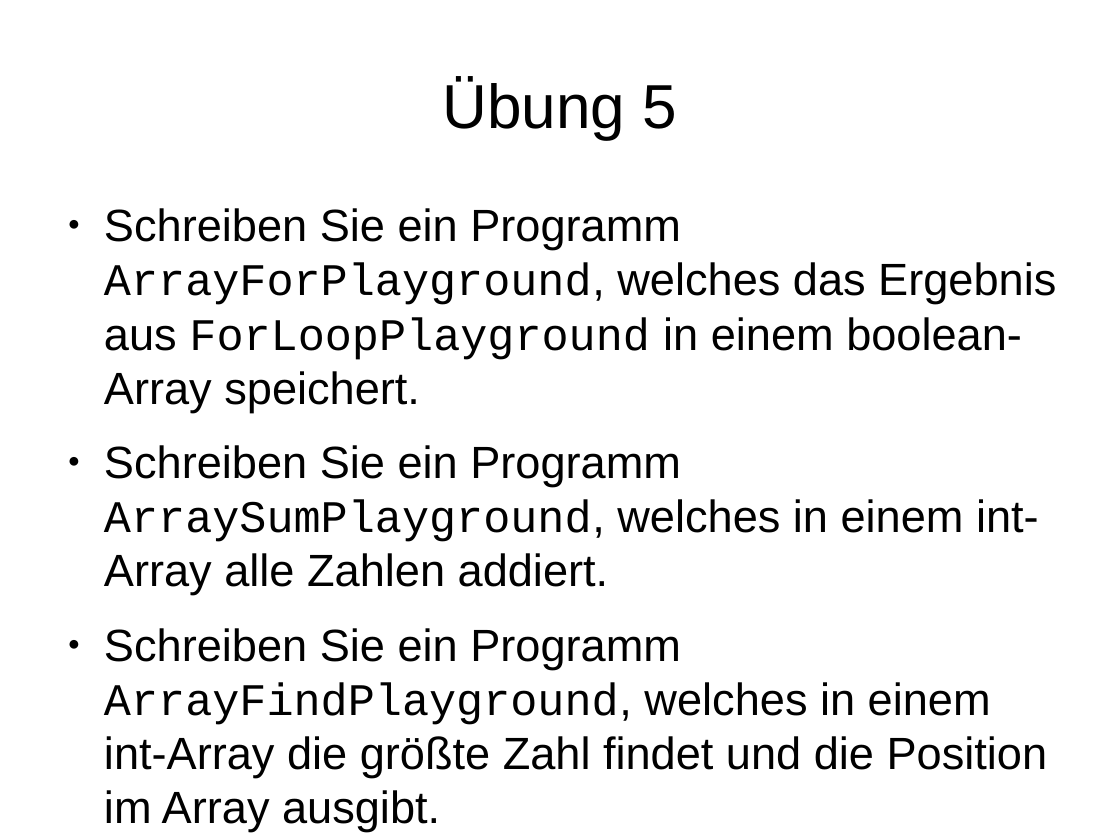
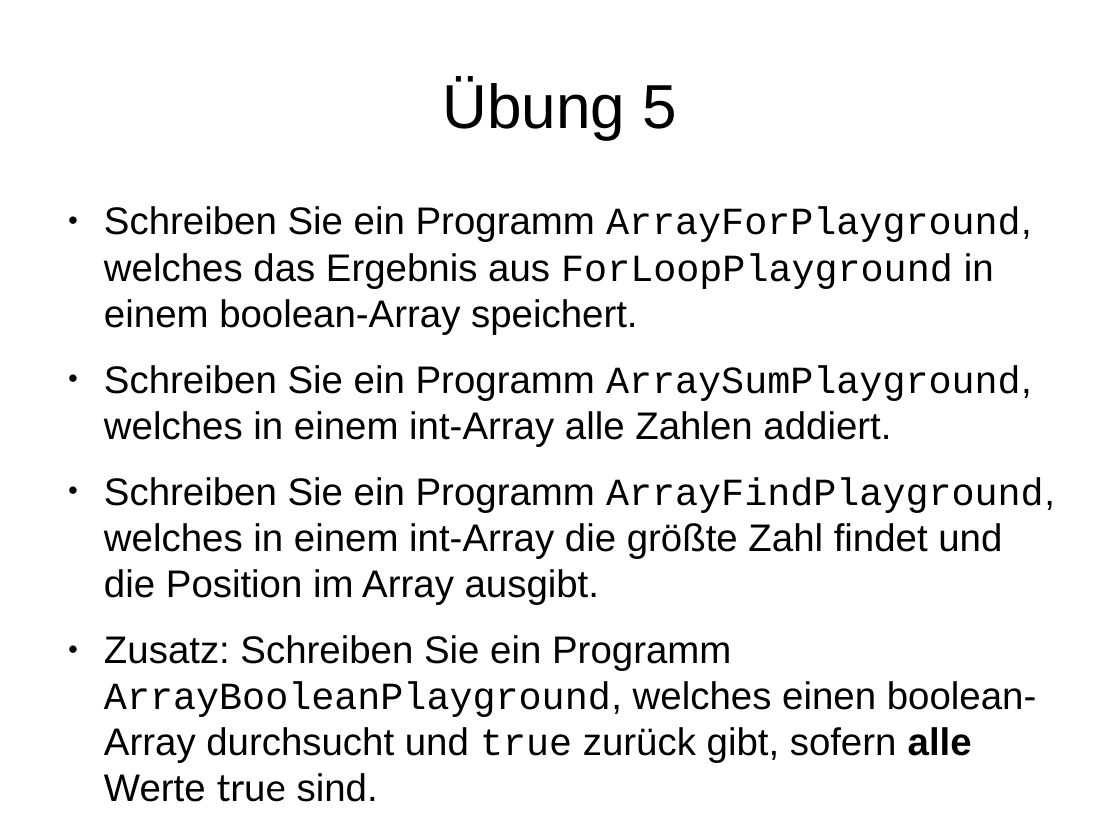
Before and after one commit to mn-io/hello-java, a slide deck: slide 65 of Folien.odp (slide 67 before the commit). Drawn at 1120x840 pixels with LibreOffice and Linux fonts; fonts in the diff are those of the drawing. Boxes give left, top, right and bottom in pixels: in the first picture for what was removed or moved away, otherwise in the second. Text is boxed around its words. In the diff, an @@ line names an element or a change of style, - is before the commit and + after.

```diff
--- a/Folien.odp
+++ b/Folien.odp
@@ text at bbox=[104, 206, 1055, 605]: size 32 to 27.2 pt in "Schreiben Sie ein Programm ArrayForPlayground, welches das ...", "Schreiben Sie ein Programm ArraySumPlayground, welches in ...", "Schreiben Sie ein Programm ArrayFindPlayground, welches in ..." @@
@@ text at bbox=[104, 635, 1037, 802]: paragraph added @@
+● Zusatz: Schreiben Sie ein Programm ArrayBooleanPlayground, welches einen boolean-Array durchsucht und true zurück gibt, sofern alle Werte true sind.
```
Also in this commit, not shown: 12 other slides changed, 3 slides removed, 5 other files.
